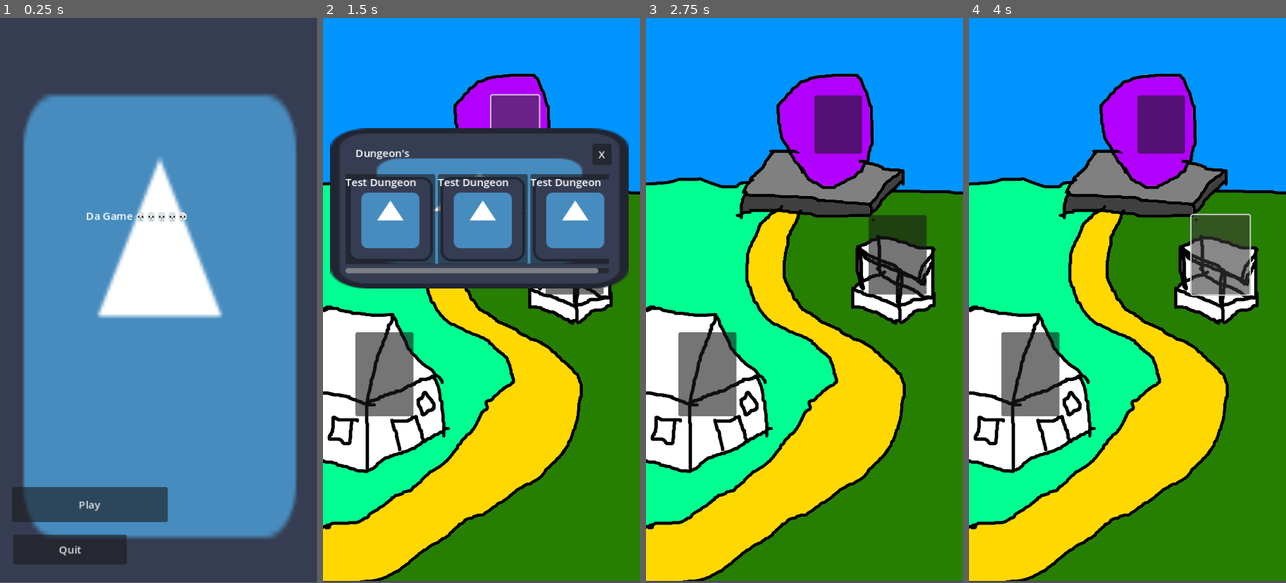
Above: before the commit, frames 1-4 (left to right).
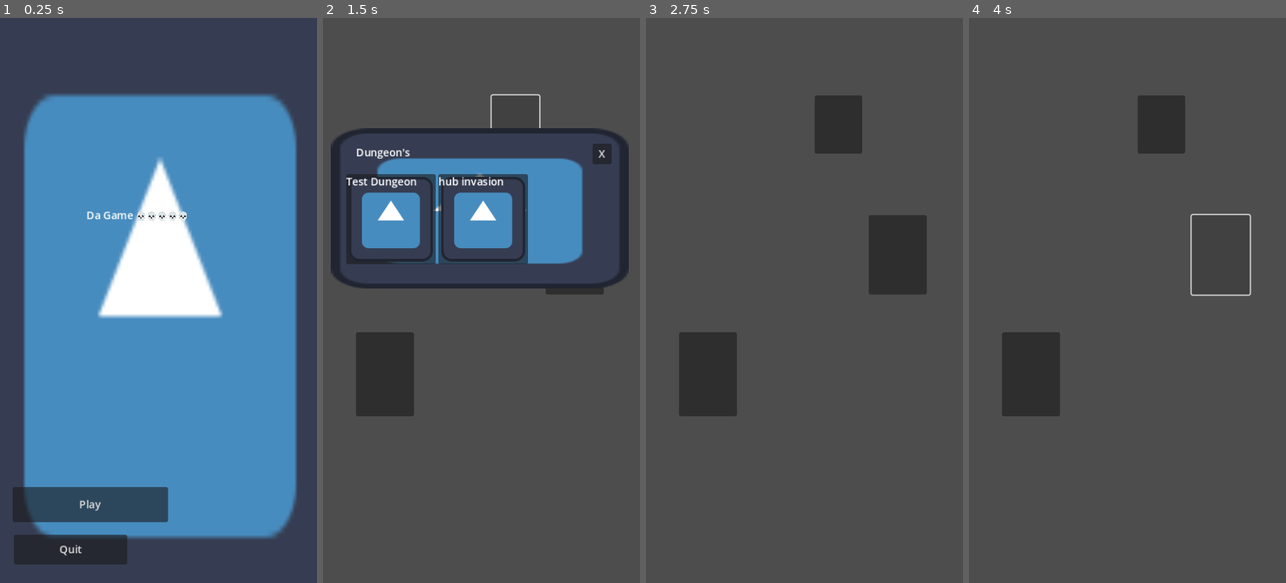
Above: after the commit, the same moments.

Repository: nilava1234/hack_slash-rpg
Game: Godot game, scene res://main_menu.tscn
The game is run twice, just before and just after one commit, with the same random seed, the same clock (stepped at 60 frames per second) and the same inputs. The project has no main scene, so this scene is started directly. The engine's default icon, where the game draws it, is replaced by a stand-in: a white triangle on a blue panel in a dark square.
Inputs (mouse positions are in pixels of both pictures, inside the frame that each line leads up to):
- Up to frame 1 (0.25 s): no input
- Up to frame 2 (1.5 s): click "Play" at 0.5 s; click (516, 125) at 1.25 s
- Up to frame 3 (2.75 s): click "X" at 2 s
- Up to frame 4 (4 s): click (1029, 373) at 2.75 s; click (1219, 255) at 3.5 s
In our replay, the window is 450x799 before the commit and 450x800 after it. These sizes can differ from the game's own. Grey fills any space a smaller window leaves; there, only what the larger window draws over its background counts as a difference.

The runs differ from the first frame. In frame 1, 0.4% of the frame differs, in the area x 3-59%, y 34-97%; in frame 2, 77%; in frame 3, 98%, in the area x 0-100%, y 0-100%; in frame 4, 98%.

Commit message:
some asset additions and tiny changes

Diff:
--- a/dungeon_page.tscn
+++ b/dungeon_page.tscn
@@ -1,10 +1,10 @@
 [gd_scene load_steps=14 format=3 uid="uid://dmeav3c148wsm"]
 
 [ext_resource type="Texture2D" uid="uid://ctxvmbc430sp0" path="res://sprite/icon.svg" id="1_6piwe"]
-[ext_resource type="Script" path="res://dungeon_menu_maker.gd" id="2_53dry"]
-[ext_resource type="Script" path="res://dungeon_menu_close.gd" id="2_sv4yd"]
+[ext_resource type="Script" path="res://scripts/town_scene/dungeon_menu_maker.gd" id="2_53dry"]
+[ext_resource type="Script" path="res://scripts/town_scene/dungeon_menu_close.gd" id="2_sv4yd"]
 [ext_resource type="Resource" uid="uid://1hnvn5fupbbo" path="res://resources/hub_dungeon_list.tres" id="3_mnr7i"]
-[ext_resource type="Script" path="res://scripts/dungeon_loader.gd" id="4_pmpfc"]
+[ext_resource type="Script" path="res://scripts/town_scene/dungeon_loader.gd" id="4_pmpfc"]
 
 [sub_resource type="ImageTexture" id="ImageTexture_87cjl"]
 
--- a/project.godot
+++ b/project.godot
@@ -16,12 +16,12 @@
 
 [autoload]
 
-Global="*res://scripts/Global.gd"
+Global="*res://scripts/_Global/Global.gd"
 
 [display]
 
 window/size/viewport_width=480
-window/size/viewport_height=853
+window/size/viewport_height=854
 window/stretch/mode="canvas_items"
 
 [rendering]
--- a/resources/hub_dungeon_list.tres
+++ b/resources/hub_dungeon_list.tres
@@ -1,9 +1,10 @@
-[gd_resource type="Resource" script_class="DungeonList" load_steps=4 format=3 uid="uid://1hnvn5fupbbo"]
+[gd_resource type="Resource" script_class="DungeonList" load_steps=5 format=3 uid="uid://1hnvn5fupbbo"]
 
-[ext_resource type="Script" path="res://scripts/DungeonData.gd" id="1_paedd"]
+[ext_resource type="Script" path="res://scripts/_Global/resource/DungeonData.gd" id="1_paedd"]
 [ext_resource type="Resource" uid="uid://bqjfrypcd2fuf" path="res://resources/test_level/t_monster_dictionary.tres" id="2_cpp4x"]
-[ext_resource type="Script" path="res://scripts/DungeonList.gd" id="2_sgn28"]
+[ext_resource type="Script" path="res://scripts/_Global/resource/DungeonList.gd" id="2_sgn28"]
+[ext_resource type="Resource" uid="uid://c5ycjh36btin" path="res://resources/test_level/t_hub_invasion.tres" id="3_opjuw"]
 
 [resource]
 script = ExtResource("2_sgn28")
-monster_lists = Array[ExtResource("1_paedd")]([ExtResource("2_cpp4x"), ExtResource("2_cpp4x"), ExtResource("2_cpp4x")])
+monster_lists = Array[ExtResource("1_paedd")]([ExtResource("2_cpp4x"), ExtResource("3_opjuw")])
--- /dev/null
+++ b/resources/test_level/t_hub_invasion.tres
@@ -0,0 +1,14 @@
+[gd_resource type="Resource" script_class="DungeonData" load_steps=6 format=3 uid="uid://c5ycjh36btin"]
+
+[ext_resource type="Script" path="res://scripts/_Global/resource/MonsterData.gd" id="1_i75ty"]
+[ext_resource type="Texture2D" uid="uid://bfevajpj7y6q2" path="res://sprite/hub_background.png" id="1_rn2o1"]
+[ext_resource type="Script" path="res://scripts/_Global/resource/DungeonData.gd" id="2_bqi53"]
+[ext_resource type="Texture2D" uid="uid://ctxvmbc430sp0" path="res://sprite/icon.svg" id="2_ooboo"]
+[ext_resource type="Resource" uid="uid://b1fx37ow7dv74" path="res://resources/test_level/t_monster2.tres" id="4_huk4o"]
+
+[resource]
+script = ExtResource("2_bqi53")
+name = "hub invasion"
+icon = ExtResource("2_ooboo")
+background = ExtResource("1_rn2o1")
+monsters = Array[ExtResource("1_i75ty")]([ExtResource("4_huk4o")])
--- a/resources/test_level/t_monster1.tres
+++ b/resources/test_level/t_monster1.tres
@@ -1,6 +1,6 @@
 [gd_resource type="Resource" script_class="MonsterData" load_steps=3 format=3 uid="uid://c33qfa0qmp5l7"]
 
-[ext_resource type="Script" path="res://scripts/MonsterData.gd" id="1_g04o8"]
+[ext_resource type="Script" path="res://scripts/_Global/resource/MonsterData.gd" id="1_g04o8"]
 [ext_resource type="Texture2D" uid="uid://d0ivkvsqaiox7" path="res://sprite/300 Characters Free! 128x128/V1.0/56.png" id="2_jucus"]
 
 [resource]
--- a/resources/test_level/t_monster2.tres
+++ b/resources/test_level/t_monster2.tres
@@ -1,6 +1,6 @@
 [gd_resource type="Resource" script_class="MonsterData" load_steps=3 format=3 uid="uid://b1fx37ow7dv74"]
 
-[ext_resource type="Script" path="res://scripts/MonsterData.gd" id="1_ssw1w"]
+[ext_resource type="Script" path="res://scripts/_Global/resource/MonsterData.gd" id="1_ssw1w"]
 [ext_resource type="Texture2D" uid="uid://b54qlewikejph" path="res://sprite/300 Characters Free! 128x128/V1.0/1.png" id="2_iafni"]
 
 [resource]
--- a/resources/test_level/t_monster_dictionary.tres
+++ b/resources/test_level/t_monster_dictionary.tres
@@ -1,11 +1,11 @@
 [gd_resource type="Resource" script_class="DungeonData" load_steps=7 format=3 uid="uid://bqjfrypcd2fuf"]
 
-[ext_resource type="Script" path="res://scripts/MonsterData.gd" id="1_chs7b"]
+[ext_resource type="Script" path="res://scripts/_Global/resource/MonsterData.gd" id="1_chs7b"]
 [ext_resource type="Texture2D" uid="uid://cmhjnoffbxag0" path="res://hm_sprites/stone_dungeon_bg.png" id="1_ewfin"]
 [ext_resource type="Resource" uid="uid://c33qfa0qmp5l7" path="res://resources/test_level/t_monster1.tres" id="2_mytgk"]
 [ext_resource type="Texture2D" uid="uid://ctxvmbc430sp0" path="res://sprite/icon.svg" id="2_q5shi"]
 [ext_resource type="Resource" uid="uid://b1fx37ow7dv74" path="res://resources/test_level/t_monster2.tres" id="3_sqb0l"]
-[ext_resource type="Script" path="res://scripts/DungeonData.gd" id="5_aadsn"]
+[ext_resource type="Script" path="res://scripts/_Global/resource/DungeonData.gd" id="5_aadsn"]
 
 [resource]
 script = ExtResource("5_aadsn")
--- a/town_scene.tscn
+++ b/town_scene.tscn
@@ -1,11 +1,12 @@
 [gd_scene load_steps=3 format=3 uid="uid://clrn2x2bvhnha"]
 
 [ext_resource type="Texture2D" uid="uid://bfevajpj7y6q2" path="res://sprite/hub_background.png" id="1_hl2ah"]
-[ext_resource type="Script" path="res://hub_dungeon_button.gd" id="3_xvnnf"]
+[ext_resource type="Script" path="res://scripts/town_scene/hub_dungeon_button.gd" id="2_3r2id"]
 
 [node name="Town_Scene" type="Node2D"]
 
 [node name="HubBackground" type="Sprite2D" parent="."]
+visible = false
 position = Vector2(240.5, 416.222)
 scale = Vector2(0.679167, 0.679167)
 texture = ExtResource("1_hl2ah")
@@ -27,7 +28,7 @@
 offset_top = 117.0
 offset_right = 327.0
 offset_bottom = 205.0
-script = ExtResource("3_xvnnf")
+script = ExtResource("2_3r2id")
 
 [node name="Control" type="Control" parent="."]
 visible = false
Renamed: scripts/Global.gd -> scripts/_Global/Global.gd
Renamed: scripts/DungeonData.gd -> scripts/_Global/resource/DungeonData.gd
Renamed: scripts/DungeonList.gd -> scripts/_Global/resource/DungeonList.gd
Renamed: scripts/MonsterData.gd -> scripts/_Global/resource/MonsterData.gd
Renamed: scripts/dungeon_loader.gd -> scripts/town_scene/dungeon_loader.gd
Renamed: dungeon_menu_close.gd -> scripts/town_scene/dungeon_menu_close.gd
Renamed: dungeon_menu_maker.gd -> scripts/town_scene/dungeon_menu_maker.gd
Renamed: hub_dungeon_button.gd -> scripts/town_scene/hub_dungeon_button.gd
Not shown, added: sprite/TiynBlocks_1.1/TiynBlocks_1.1/README+LICENCE.txt
Binary file added: sprite/TiynBlocks_1.1/TiynBlocks_1.1/TineBlock_NOinnerLine/tinyBlocks_NOiL.png
Not shown, added: sprite/TiynBlocks_1.1/TiynBlocks_1.1/TineBlock_NOinnerLine/tinyBlocks_NOiL.png.import
Binary file added: sprite/TiynBlocks_1.1/TiynBlocks_1.1/TineBlock_NOinnerLine/tinyBlocks_NOiL_1.1update.png
(and 237 more such lines)
